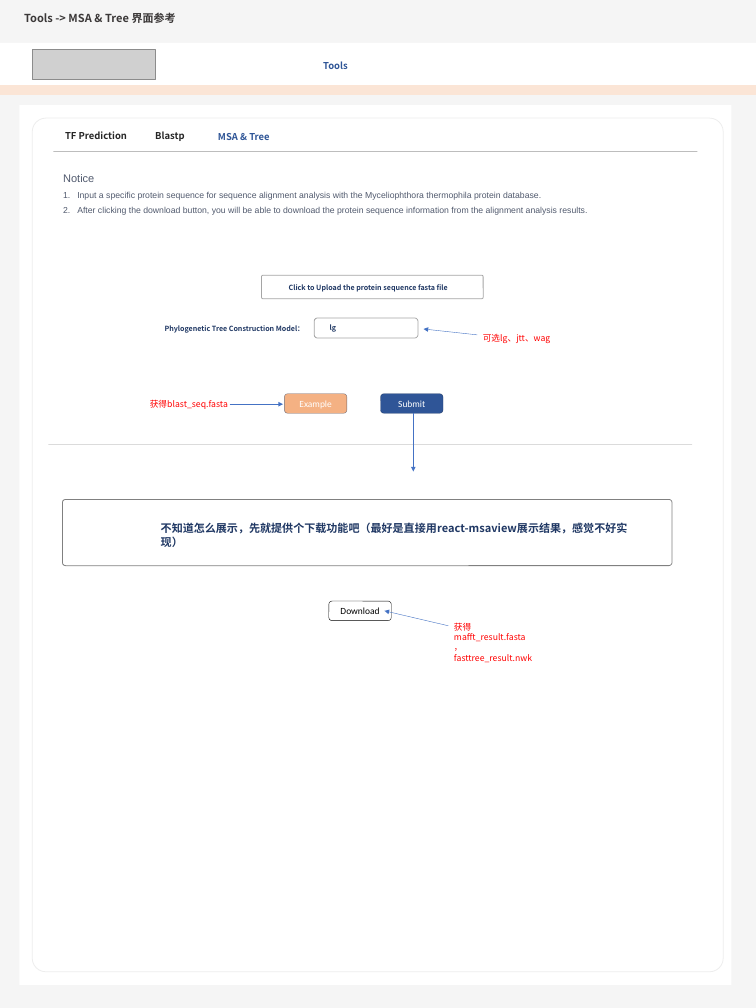
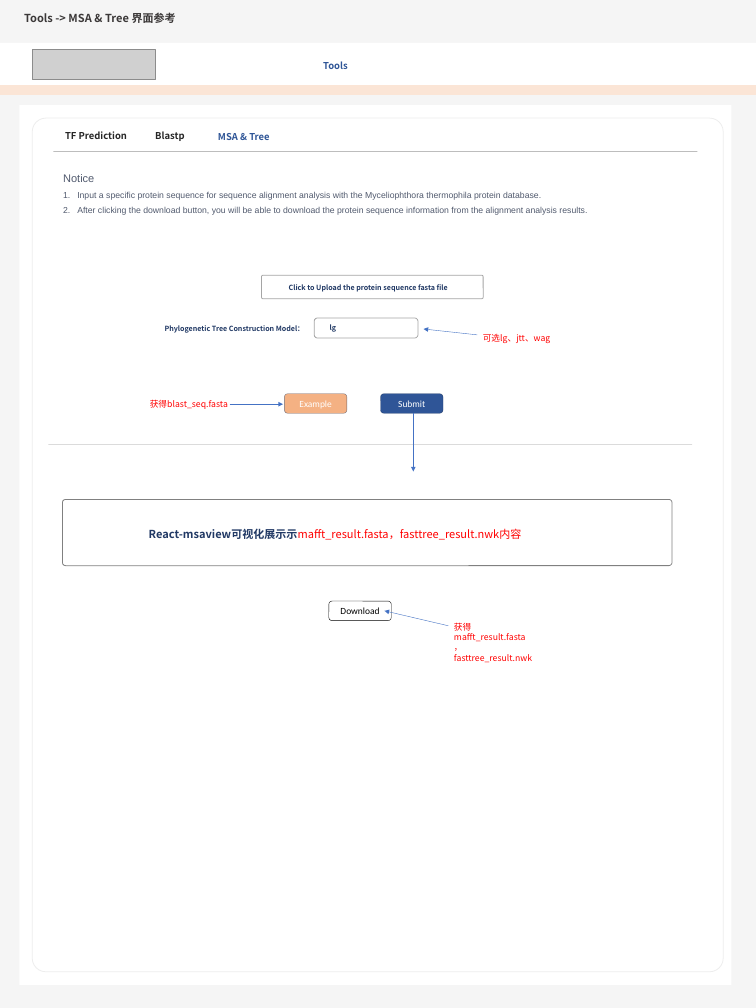
Before and after one commit to tibbdc/MTD, a slide deck: slide 5 of Metabolic_Analysis_&_Tools.pptx. Drawn at 756x1008 pixels with LibreOffice and Linux fonts; fonts in the diff are those of the drawing; grey boxes stand for pictures; background and template pictures are left out. Boxes give left, top, right and bottom in pixels: in the first picture for what was removed or moved away, otherwise in the second. Text is boxed around its words. In the diff, an @@ line names an element or a change of style, - is before the commit and + after.

```diff
--- a/Metabolic_Analysis_&_Tools.pptx
+++ b/Metabolic_Analysis_&_Tools.pptx
@@ text at [149,528,522,540]: text changed; text colour #203864 to #FF0000; bold off @@
-不知道怎么展示，先就提供个下载功能吧（最好是直接用react-msaview展示结果，感觉不好实现）
+React-msaview可视化展示示mafft_result.fasta，fasttree_result.nwk内容
```
Also in this commit, not shown: 1 other slide changed, 2 other files.
